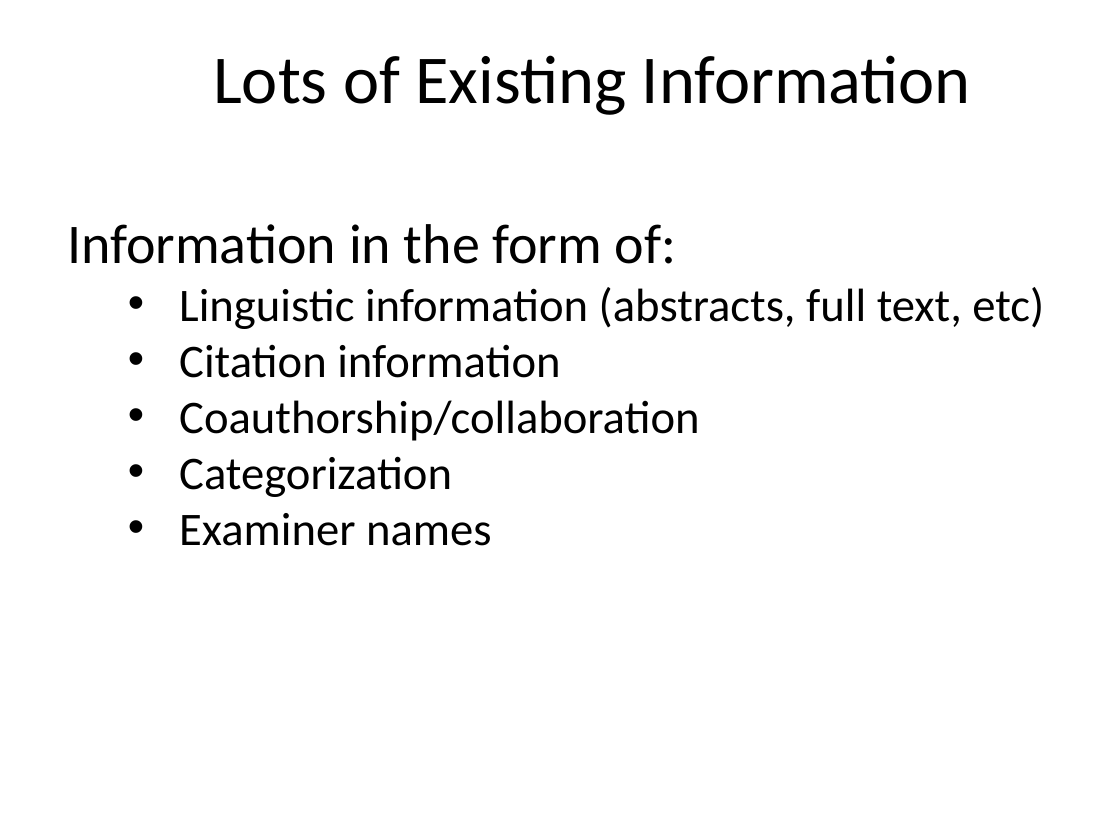
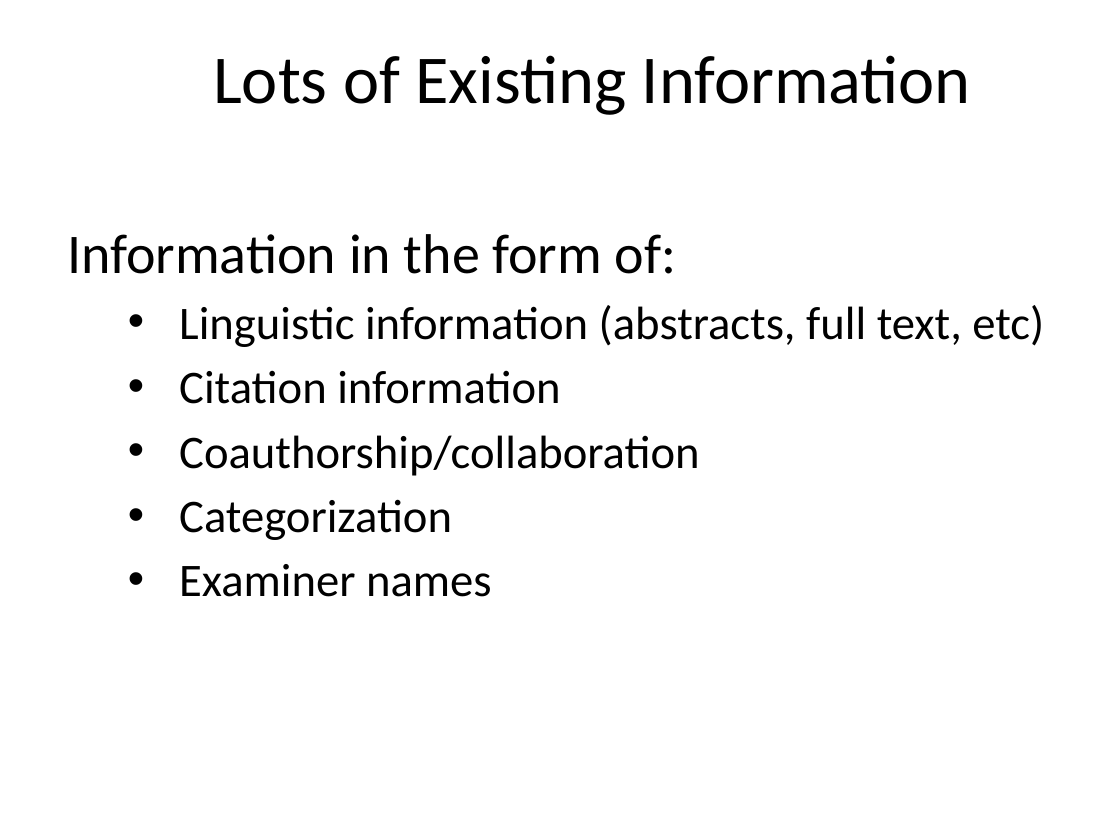
Before and after one commit to alexgittens/XDataUSPTOHackathon, a slide deck: slide 3 of XDATA_Sep2016_klevin_slides.pptx (slide 2 before the commit). Drawn at 1120x840 pixels with LibreOffice and Linux fonts; fonts in the diff are those of the drawing; background and template pictures are left out. Boxes give left, top, right and bottom in pixels: in the first picture for what was removed or moved away, otherwise in the second. Text is boxed around its words. In the diff, an @@ line names an element or a change of style, - is before the commit and + after.

```diff
--- a/XDATA_Sep2016_klevin_slides.pptx
+++ b/XDATA_Sep2016_klevin_slides.pptx
@@ text "Information in the form of:" at box(67, 234, 1044, 597): line spacing 1 to 1.15 @@
```
Also in this commit, not shown: 8 other slides changed, 2 slides added.
